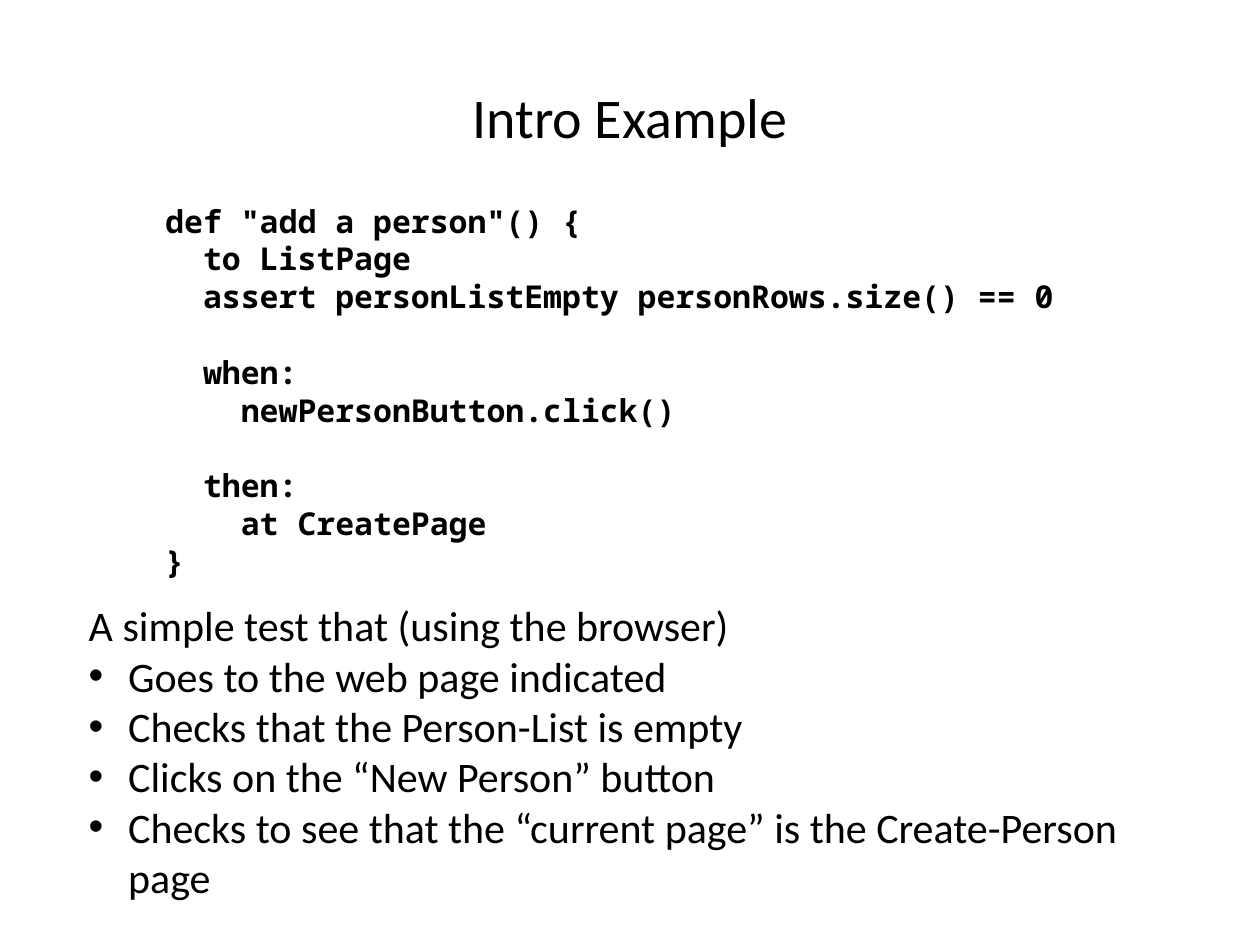
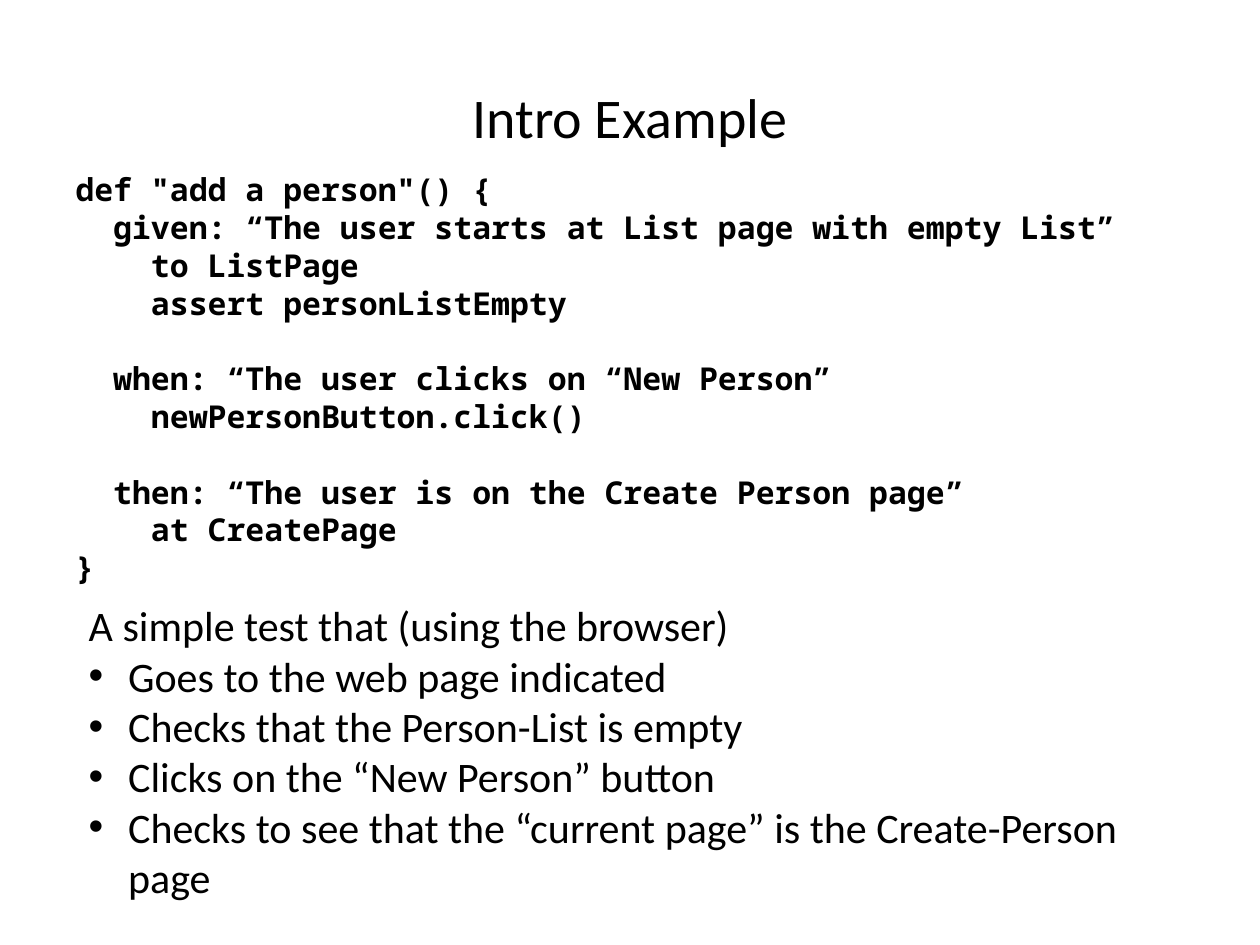
Before and after one commit to RichardAlexanderGreen/example-geb, a slide deck: slide 10 of GebTalk.pptx. Drawn at 1260x945 pixels with LibreOffice and Linux fonts; fonts in the diff are those of the drawing. Boxes give left, top, right and bottom in pixels: in the first picture for what was removed or moved away, otherwise in the second. Text is boxed around its words. In the diff, an @@ line names an element or a change of style, - is before the commit and + after.

Commit message:
Update Slides

```diff
--- a/GebTalk.pptx
+++ b/GebTalk.pptx
@@ text "def "add a person"() {": place and size @@
-text "def "add a person"() {" at [165,209,1054,543]
+text "def "add a person"() {" at [75,177,1114,549]
@@ text at [113,214,1114,247]: paragraph added @@
+given: “The user starts at List page with empty List”
@@ text at [113,290,831,391]: text changed @@
-assert personListEmpty personRows.size() == 0
-when:
+assert personListEmpty
+when: “The user clicks on “New Person”
@@ text at [113,479,963,512]: text changed @@
-then:
+then: “The user is on the Create Person page”
```
Also in this commit, not shown: 2 other slides changed.
